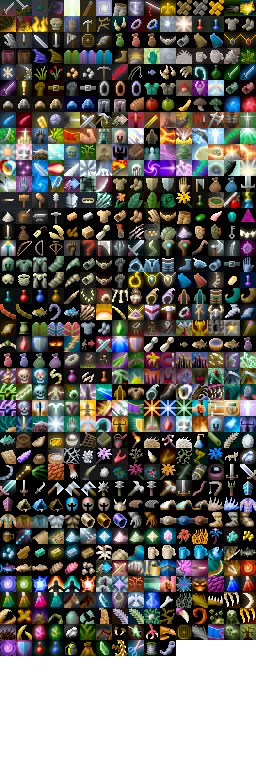
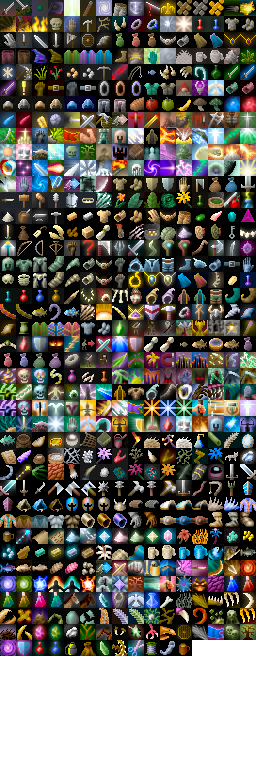
Comparing the layer stacks of the two 256x768 images. Changes:
painted on "shade" over (176, 640, 192, 656)
